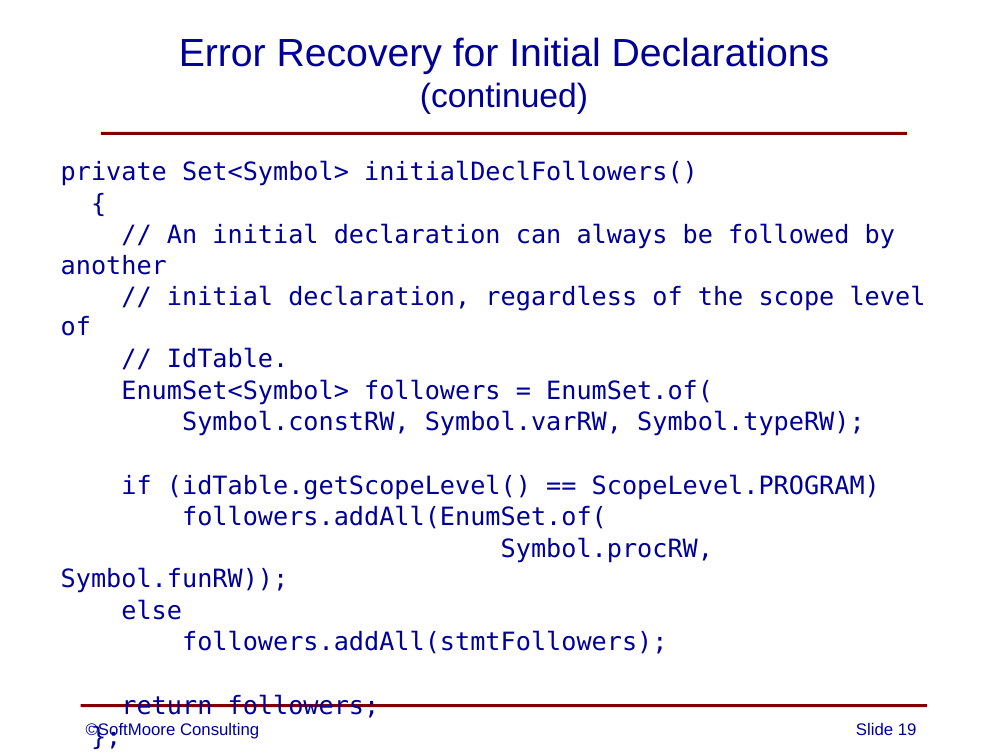
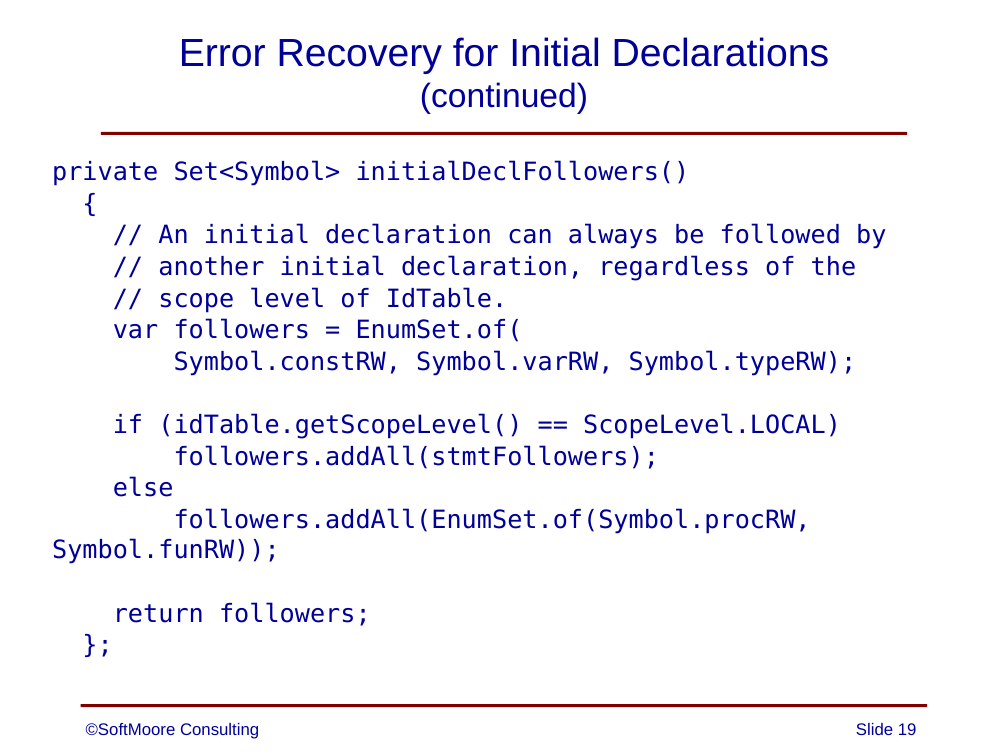
Before and after one commit to SoftMoore/CPRL-Java-3rd, a slide deck: slide 19 of PowerPoints/07 - Error Handling.pptx. Drawn at 1008x756 pixels with LibreOffice and Linux fonts; fonts in the diff are those of the drawing. Boxes give left, top, right and bottom in pixels: in the first picture for what was removed or moved away, otherwise in the second. Text is boxed around its words. In the diff, an @@ line names an element or a change of style, - is before the commit and + after.

```diff
--- a/PowerPoints/07 - Error Handling.pptx
+++ b/PowerPoints/07 - Error Handling.pptx
@@ text "private Set<Symbol> initialDeclFollowers()": place and size @@
-text "private Set<Symbol> initialDeclFollowers()" at (61,160,926,654)
+text "private Set<Symbol> initialDeclFollowers()" at (52,160,886,626)
@@ text at (113,223,886,342): text changed @@
-// An initial declaration can always be followed by another
-// initial declaration, regardless of the scope level of
-// IdTable.
-EnumSet<Symbol> followers = EnumSet.of(
+// An initial declaration can always be followed by
+// another initial declaration, regardless of the
+// scope level of IdTable.
+var followers = EnumSet.of(
@@ text at (113,413,841,469): text changed @@
-if (idTable.getScopeLevel() == ScopeLevel.PROGRAM)
-followers.addAll(EnumSet.of(
-Symbol.procRW, Symbol.funRW));
+if (idTable.getScopeLevel() == ScopeLevel.LOCAL)
+followers.addAll(stmtFollowers);
@@ text at (52,508,811,564): text changed @@
-followers.addAll(stmtFollowers);
+followers.addAll(EnumSet.of(Symbol.procRW, Symbol.funRW));
```
Also in this commit, not shown: 4 other files.
